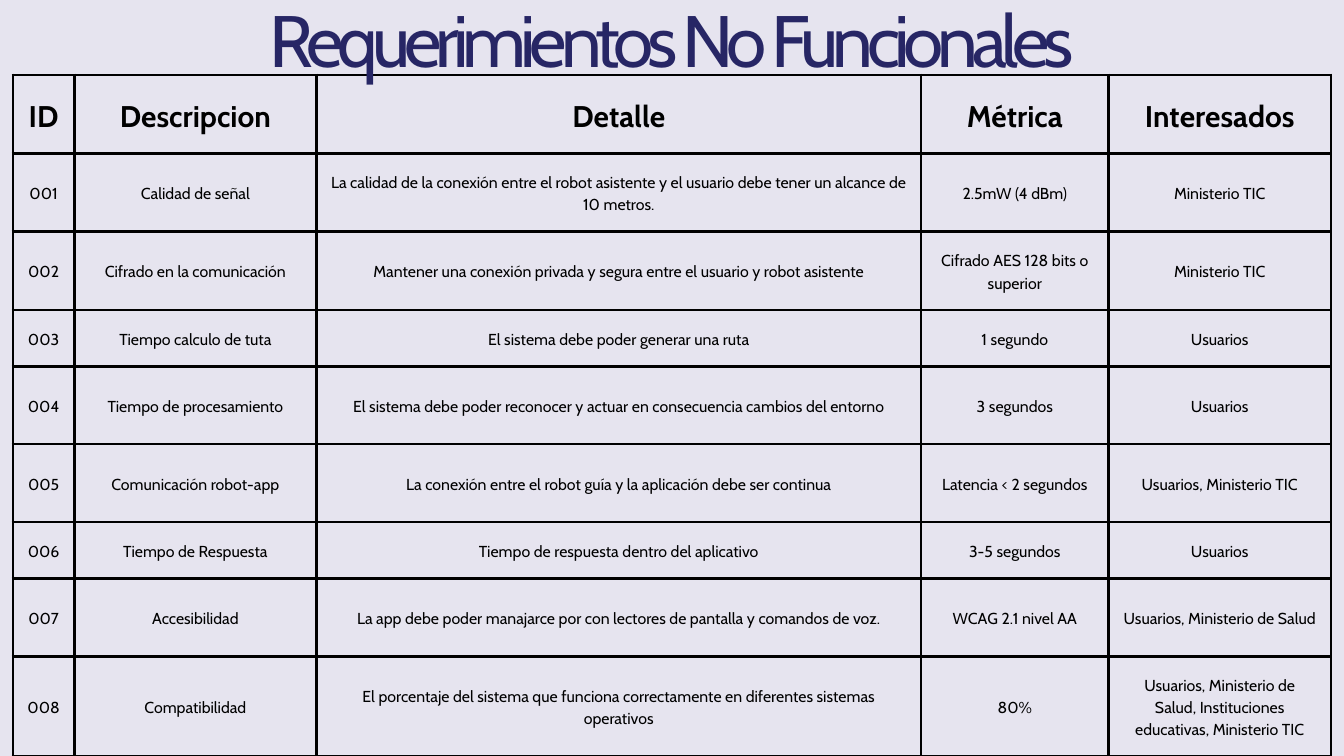
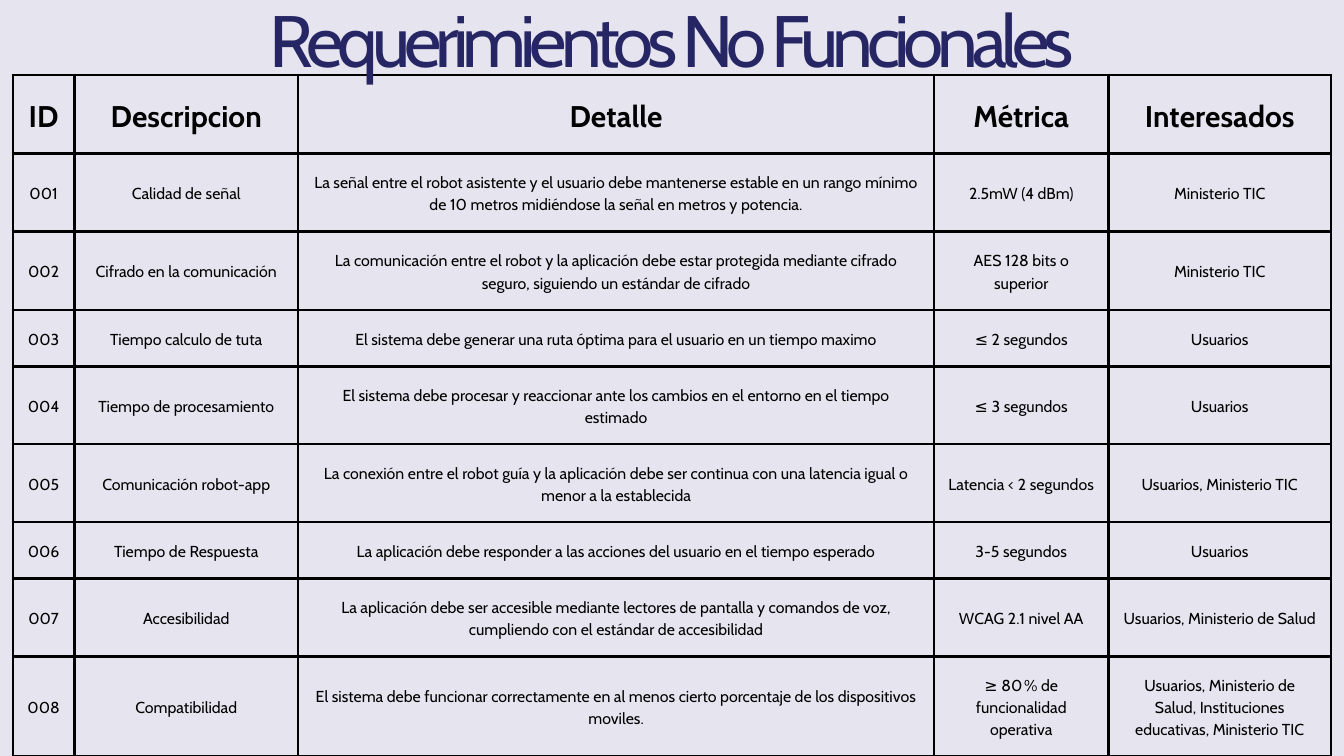
Before and after one commit to Jucer74/SoftwareArchitecture, a slide deck: slide 4 of Project/Context/HorusPath.context.pptx. Drawn at 1344x756 pixels with LibreOffice and Linux fonts; fonts in the diff are those of the drawing. Boxes give left, top, right and bottom in pixels: in the first picture for what was removed or moved away, otherwise in the second. Text is boxed around its words. In the diff, an @@ line names an element or a change of style, - is before the commit and + after.

```diff
--- a/Project/Context/HorusPath.context.pptx
+++ b/Project/Context/HorusPath.context.pptx
@@ table at (13, 75, 1331, 756) @@
-row 2, column 3: La calidad de la conexión entre el robot asistente y el usuario debe tener un alcance de 10 metros.
+row 2, column 3: La señal entre el robot asistente y el usuario debe mantenerse estable en un rango mínimo de 10 metros midiéndose la señal en metros y potencia.
-row 3, column 3: Mantener una conexión privada y segura entre el usuario y robot asistente
+row 3, column 3: La comunicación entre el robot y la aplicación debe estar protegida mediante cifrado seguro, siguiendo un estándar de cifrado
-row 3, column 4: Cifrado AES 128 bits o superior
+row 3, column 4: AES 128 bits o superior
-row 4, column 3: El sistema debe poder generar una ruta
+row 4, column 3: El sistema debe generar una ruta óptima para el usuario en un tiempo maximo
-row 4, column 4: 1 segundo
+row 4, column 4: ≤ 2 segundos
-row 5, column 3: El sistema debe poder reconocer y actuar en consecuencia cambios del entorno
+row 5, column 3: El sistema debe procesar y reaccionar ante los cambios en el entorno en el tiempo estimado
-row 5, column 4: 3 segundos
+row 5, column 4: ≤ 3 segundos
-row 6, column 3: La conexión entre el robot guía y la aplicación debe ser continua
+row 6, column 3: La conexión entre el robot guía y la aplicación debe ser continua con una latencia igual o menor a la establecida
-row 7, column 3: Tiempo de respuesta dentro del aplicativo
+row 7, column 3: La aplicación debe responder a las acciones del usuario en el tiempo esperado
-row 8, column 3: La app debe poder manajarce por con lectores de pantalla y comandos de voz.
+row 8, column 3: La aplicación debe ser accesible mediante lectores de pantalla y comandos de voz, cumpliendo con el estándar de accesibilidad
-row 9, column 3: El porcentaje del sistema que funciona correctamente en diferentes sistemas operativos
+row 9, column 3: El sistema debe funcionar correctamente en al menos cierto porcentaje de los dispositivos moviles.
-row 9, column 4: 80%
+row 9, column 4: ≥ 80 % de funcionalidad operativa
```
Also in this commit, not shown: 2 other slides changed.
